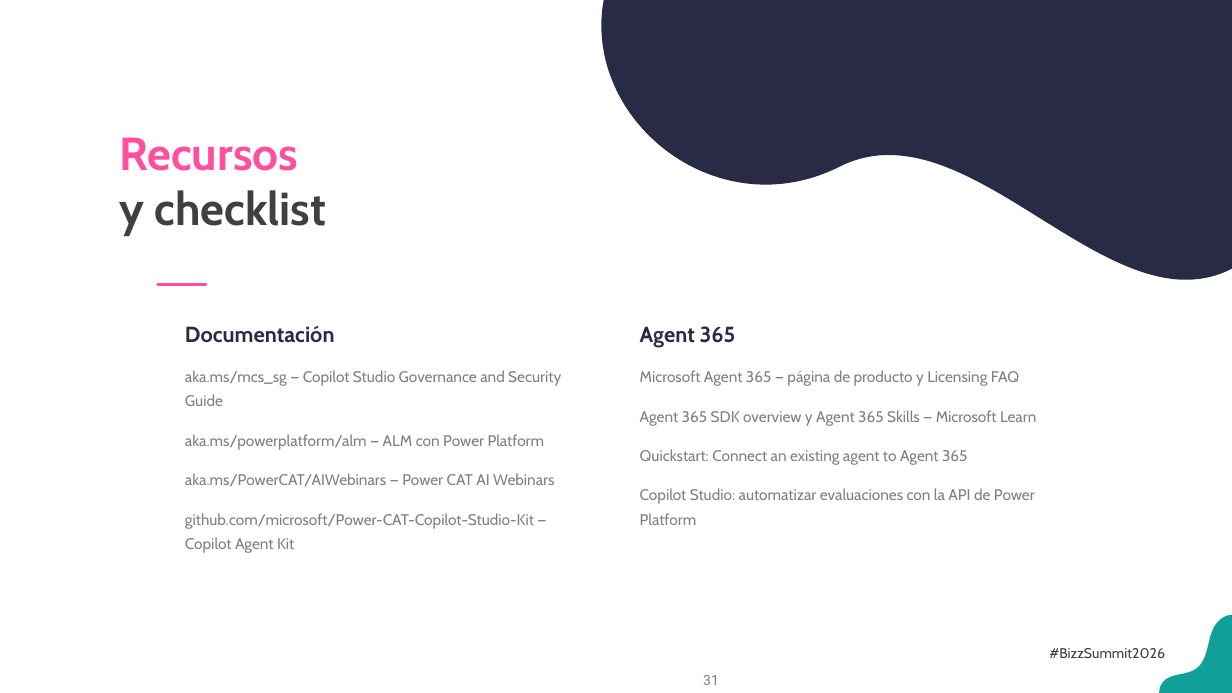
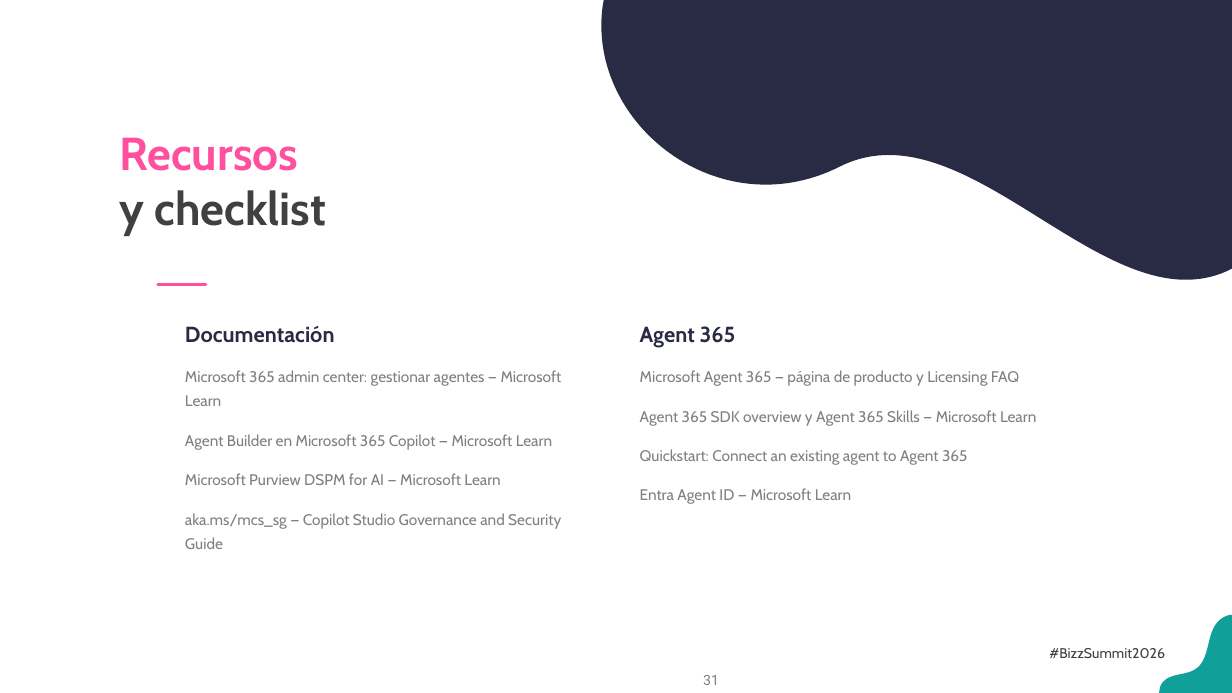
Before and after one commit to antoniosql/materiales-sesiones, a slide deck: slide 31 of BizzSummit/2026/01_trabajo/BizzSummit2026_De_la_jungla_al_control_plane.pptx. Drawn at 1232x693 pixels with LibreOffice and Linux fonts; fonts in the diff are those of the drawing; background and template pictures are left out. Boxes give left, top, right and bottom in pixels: in the first picture for what was removed or moved away, otherwise in the second. Text is boxed around its words. In the diff, an @@ line names an element or a change of style, - is before the commit and + after.

```diff
--- a/BizzSummit/2026/01_trabajo/BizzSummit2026_De_la_jungla_al_control_plane.pptx
+++ b/BizzSummit/2026/01_trabajo/BizzSummit2026_De_la_jungla_al_control_plane.pptx
@@ text at bbox=[185, 370, 562, 485]: paragraphs added @@
+Microsoft 365 admin center: gestionar agentes — Microsoft Learn
+Agent Builder en Microsoft 365 Copilot — Microsoft Learn
+Microsoft Purview DSPM for AI — Microsoft Learn
@@ text at bbox=[185, 434, 554, 553]: paragraphs removed @@
-aka.ms/powerplatform/alm — ALM con Power Platform
-aka.ms/PowerCAT/AIWebinars — Power CAT AI Webinars
-github.com/microsoft/Power-CAT-Copilot-Studio-Kit — Copilot Agent Kit
@@ text at bbox=[640, 488, 851, 504]: text changed @@
-Copilot Studio: automatizar evaluaciones con la API de Power Platform
+Entra Agent ID — Microsoft Learn
```
Also in this commit, not shown: 20 other slides changed, 13 other files.
